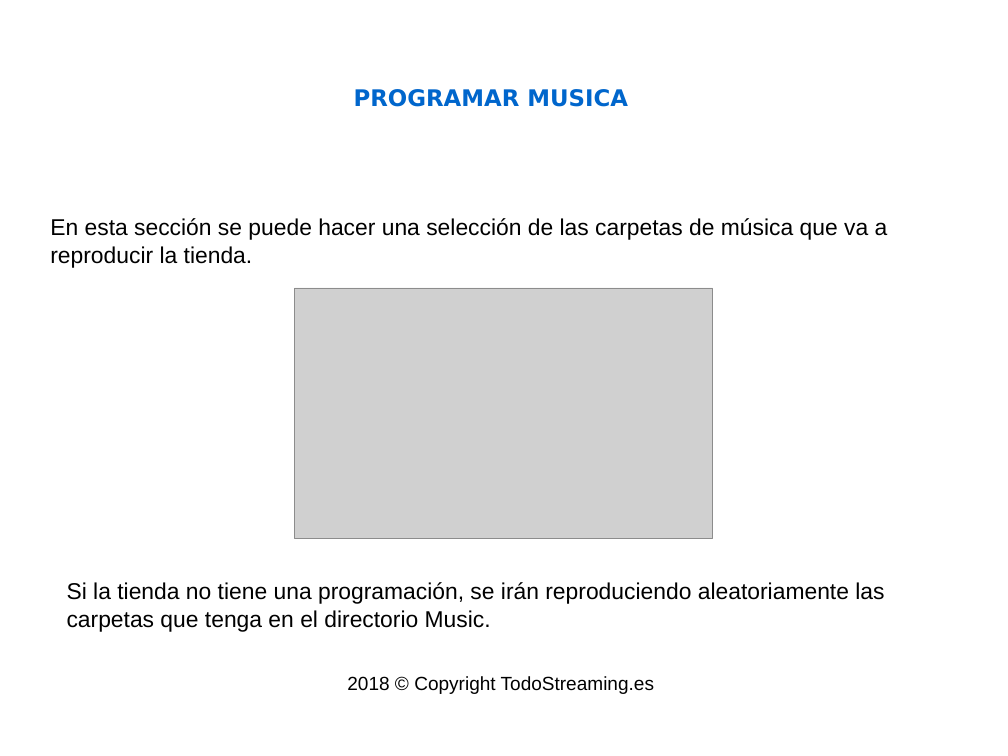
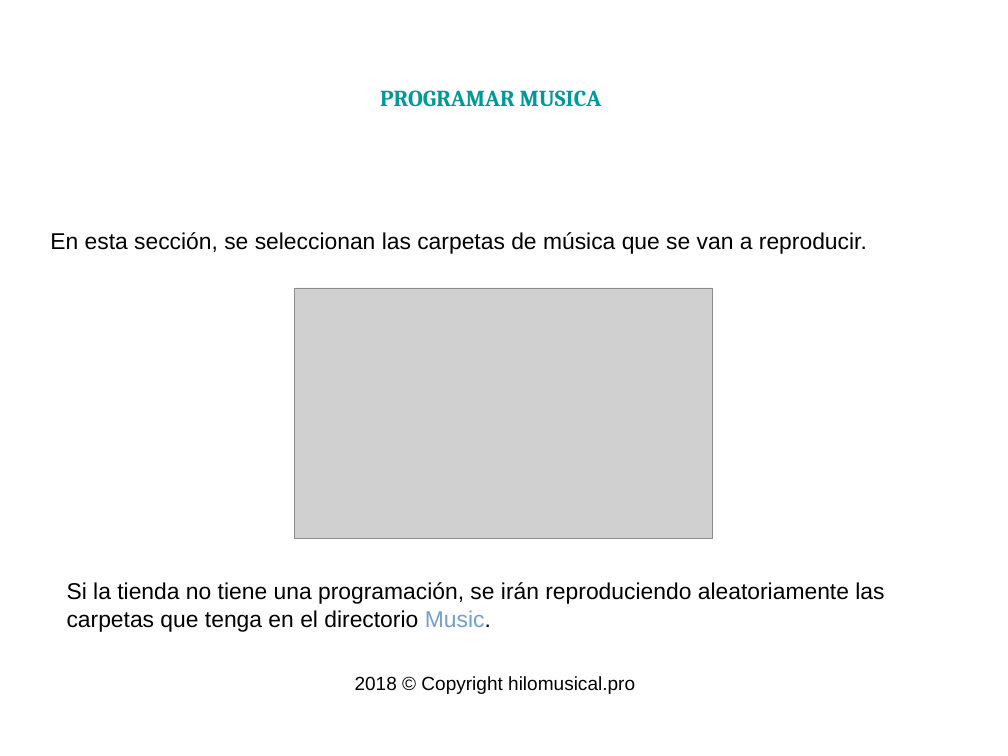
Before and after one commit to isaacml/instore, a slide deck: slide 8 of docs/Manual Tienda.odp. Drawn at 1008x756 pixels with LibreOffice and Linux fonts; fonts in the diff are those of the drawing; grey boxes stand for pictures; background and template pictures are left out. Boxes give left, top, right and bottom in pixels: in the first picture for what was removed or moved away, otherwise in the second. Text is boxed around its words. In the diff, an @@ line names an element or a change of style, - is before the commit and + after.

```diff
--- a/docs/Manual Tienda.odp
+++ b/docs/Manual Tienda.odp
@@ title "PROGRAMAR MUSICA" at (x1=380, y1=90, x2=602, y2=107): font DejaVu Sans to Cambria, text colour #0066CC to #009999 @@
@@ text at (x1=50, y1=232, x2=867, y2=254): text changed @@
-En esta sección se puede hacer una selección de las carpetas de música que va a reproducir la tienda.
+En esta sección, se seleccionan las carpetas de música que se van a reproducir.
@@ text "Si la tienda no tiene ..." at (x1=67, y1=582, x2=884, y2=632): text colour #000000 to #729FCF in "Music." @@
@@ text at (x1=355, y1=676, x2=635, y2=694): text changed @@
-2018 © Copyright TodoStreaming.es
+2018 © Copyright hilomusical.pro
```
Also in this commit, not shown: 14 other slides changed, 2 slides added, 4 other files.
